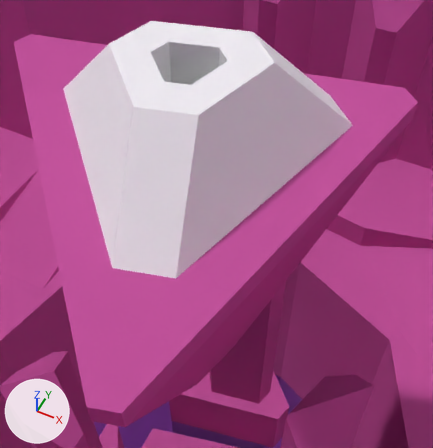
The Blender file assets/lvl/Tamar Plaza.blend: old version first, new version second.
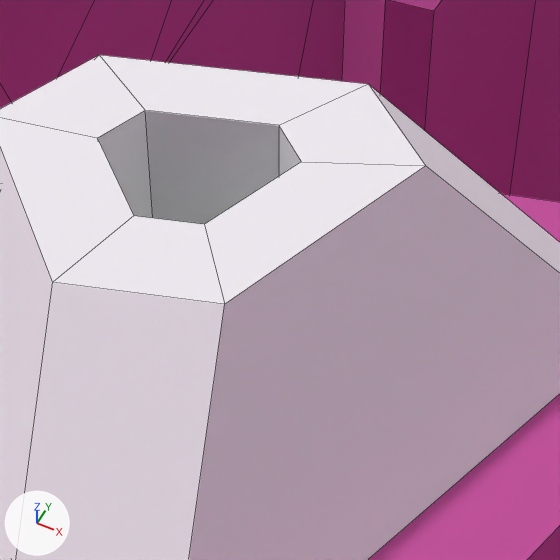
Each version appears first from a 50 mm lens placed at (6.97, -4.26, 22.04), pointed at (3.83, 2.02, 14.19), and next in a close-up on the part from 26% to 75% of the width and 0% to 47% of the height. Lighting does not change. The marker at lower left points along +X, +Y and +Z. The close-ups show mesh edges as thin lines.

Objects in the first close-up: 'Cube.000_proxy', 'plaza_groupmesh_12365'.
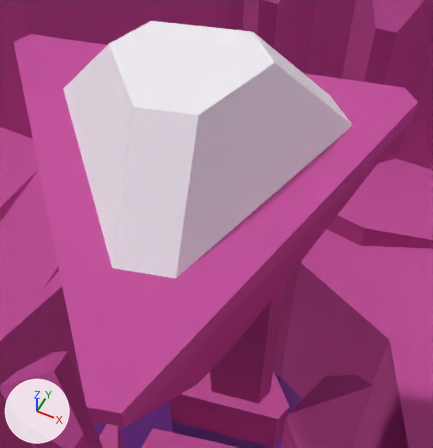
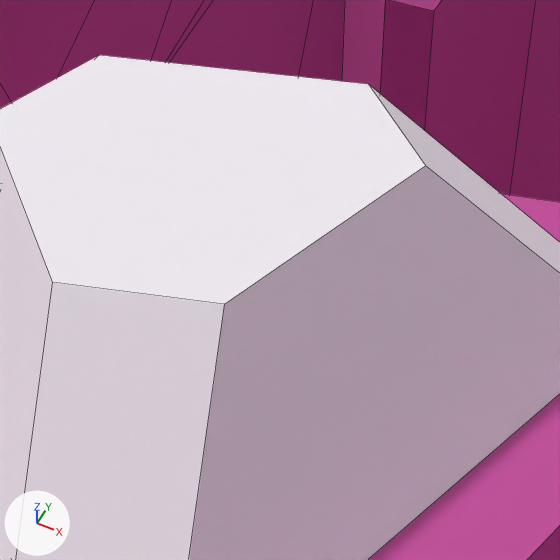
What differs and where, as boxes [x1, y1, x2, y2] in the close-ups (560 x 560 px):
part 1 of me_cube_003, cut back: [0, 55, 425, 304] in both

Edits to the bpy script that builds the scene:
```text
Change me_cube_003:
    used by ob_cube_000_proxy; location = (2.659, 3.257, 14.651); rotation_euler = (0.0, 0.0, 0.785), in degrees (0, 0, 45)
    remove me_cube_003.from_pydata(...)  # 24 vertices, 19 faces; spans x -2.0..3.12, y -2.96..2.96, z 0.0..1.76
    add me_cube_003.from_pydata(...)  # 12 vertices, 7 faces; spans x -2.0..3.12, y -2.96..2.96, z 0.0..1.76
    me_cube_003 part 1
    12 vertices are removed from x -0.51..0.64, y -0.66..0.66, z 0.25..1.76
    13 faces are deleted
    1 new face joins them
    remove me_cube_003.materials.append(mat_inaccessible_001)  # white #ffffff
```
